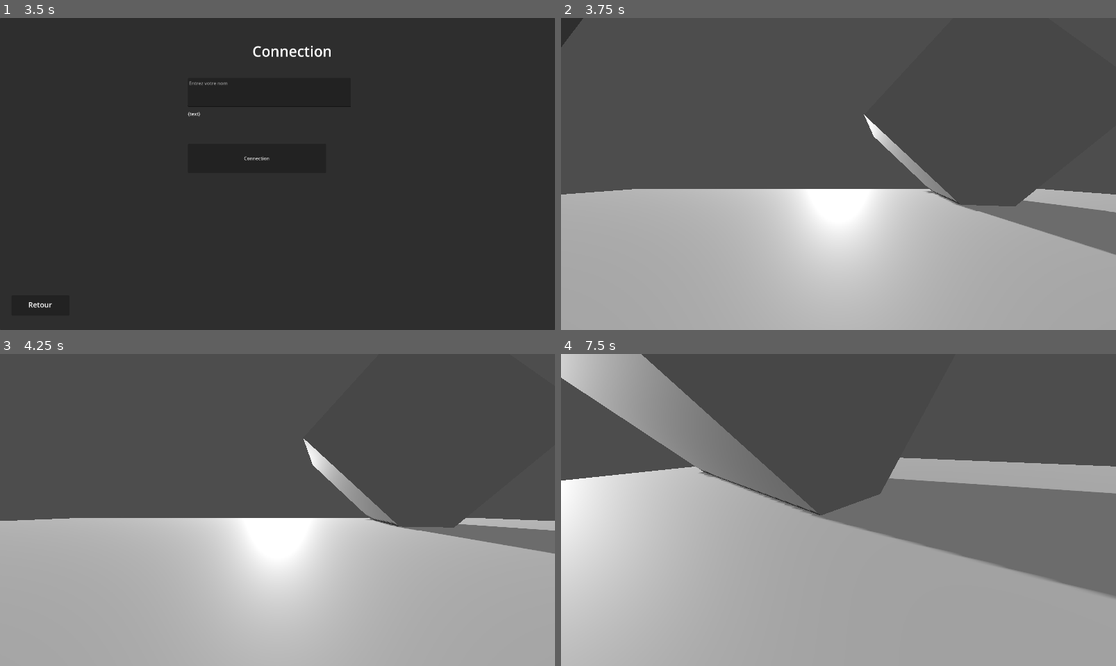
Above: before the commit, frames 1-4 (two rows, left to right).
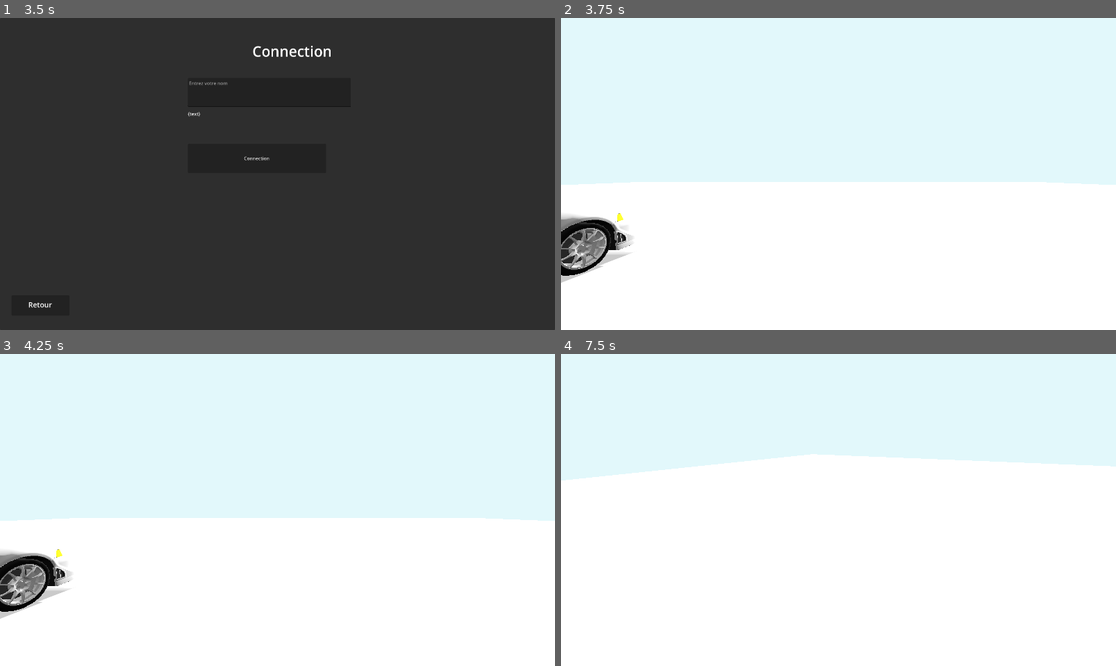
Above: after the commit, the same moments.

Repository: ResyYT/Cauchemarsenfouisv2
Game: Godot game, scene res://scenes/menu_start.tscn
Two runs of this game, one before a commit and one after it. Both use one fixed random seed, a clock stepped at 60 frames per second and the inputs below. Video files are missing from this copy of the repository; at most half a second of black plays in their place.
Inputs (mouse positions are in pixels of both pictures, inside the frame that each line leads up to):
- Up to frame 1 (3.5 s): click "[center][font_size=25]Jouer" at 0.5 s; click (271, 92) at 1.27 s; type "Alex" at 1.35 s; click "[center][font_size=25 ]Retour" at 2 s; click "[center][font_size=25]Jouer" at 2.75 s
- Up to frame 2 (3.75 s): click "Connection" at 3.5 s
- Up to frame 3 (4.25 s): no input
- Up to frame 4 (7.5 s): tap Enter (ui_accept) at 4.25, 4.52, 5.27, 6.77 s; move the mouse to (866, 510) at 4.27 s; hold W (forward) from 4.28 s (still down); move the mouse to (810, 510) at 5.02 s; move the mouse to (849, 503) at 5.77 s; move the mouse to (832, 516) at 6.52 s; move the mouse to (877, 513) at 7.27 s

Frame 1 is identical in both runs. In frame 2, 98% of the frame differs, in the area x 0-100%, y 0-100%; in frame 3, 97%; in frame 4, 99%.
Error before the commit: Parse Error: Too few arguments for "connect()" call. Expected at least 2 but received 1. (res://scripts/EchapMenu.gd:6)

Commit message:
ajout objets, textures

Diff:
--- /dev/null
+++ b/Textures/new_standard_material_3d.tres
@@ -0,0 +1,3 @@
+[gd_resource type="StandardMaterial3D" format=3 uid="uid://bhu3h2w0rbhy6"]
+
+[resource]
--- a/scenes/controle_options.tscn
+++ b/scenes/controle_options.tscn
@@ -14,6 +14,7 @@
 offset_bottom = 1080.0
 
 [node name="VBoxContainer" type="VBoxContainer" parent="Panel"]
+layout_mode = 0
 offset_left = 680.0
 offset_top = 60.0
 offset_right = 1184.0
--- a/scenes/map.tscn
+++ b/scenes/map.tscn
@@ -1,12 +1,14 @@
-[gd_scene load_steps=9 format=3 uid="uid://dyp7ea63d7h86"]
+[gd_scene load_steps=11 format=3 uid="uid://dyp7ea63d7h86"]
+
+[ext_resource type="Material" uid="uid://bhu3h2w0rbhy6" path="res://Textures/new_standard_material_3d.tres" id="1_0xoov"]
+[ext_resource type="PackedScene" uid="uid://b8e2ccln155vv" path="res://Objets/Mitsubishi Lancer Evolution 6.glb" id="1_l8mtd"]
+[ext_resource type="PackedScene" uid="uid://wn6n4o7n5ui0" path="res://Objets/shopping_cart.glb" id="2_6ek1e"]
 
 [sub_resource type="BoxShape3D" id="BoxShape3D_2675y"]
 size = Vector3(50, 0, 50)
 
 [sub_resource type="PlaneMesh" id="PlaneMesh_lcu1h"]
 size = Vector2(50, 50)
-
-[sub_resource type="BoxMesh" id="BoxMesh_0gynb"]
 
 [sub_resource type="Gradient" id="Gradient_qm3wr"]
 
@@ -22,6 +24,8 @@
 sky_material = SubResource("PanoramaSkyMaterial_3avth")
 
 [sub_resource type="Environment" id="Environment_dkm1v"]
+background_mode = 1
+background_color = Color(0.886275, 0.972549, 0.984314, 1)
 sky = SubResource("Sky_4ggmq")
 ambient_light_source = 3
 
@@ -34,18 +38,7 @@
 
 [node name="Mesh" type="MeshInstance3D" parent="Floor"]
 mesh = SubResource("PlaneMesh_lcu1h")
-
-[node name="Cube" type="MeshInstance3D" parent="."]
-transform = Transform3D(8.608, 5.25034, 0.847749, -5.28845, 8.62094, 0.306904, -0.563037, -0.704172, 10.0782, -12.3987, 6.30559, 0)
-mesh = SubResource("BoxMesh_0gynb")
-
-[node name="Cube2" type="MeshInstance3D" parent="."]
-transform = Transform3D(2.3394, -7.04204, 6.8789, 0.399539, 7.13256, 7.16585, -9.83616, -1.38514, 1.92713, 9.80706, 5.95309, -16.603)
-mesh = SubResource("BoxMesh_0gynb")
-
-[node name="Cube3" type="MeshInstance3D" parent="."]
-transform = Transform3D(4.27484, -1.58703, 4.62899, 3.90354, 4.81261, -1.9549, -2.95104, 4.067, 4.11962, 14.8415, 5.95309, 8.53617)
-mesh = SubResource("BoxMesh_0gynb")
+surface_material_override/0 = ExtResource("1_0xoov")
 
 [node name="Sun" type="DirectionalLight3D" parent="."]
 transform = Transform3D(1, 0, 0, 0, -0.993258, 0.115925, 0, -0.115925, -0.993258, 1.99157, 9.78125, -4.48814)
@@ -53,3 +46,9 @@
 
 [node name="Enivroment" type="WorldEnvironment" parent="."]
 environment = SubResource("Environment_dkm1v")
+
+[node name="Mitsubishi Lancer Evolution 62" parent="." instance=ExtResource("1_l8mtd")]
+transform = Transform3D(2, 0, 0, 0, 2, 0, 0, 0, 2, -3.24215, 0, -1.05981)
+
+[node name="shopping_cart" parent="." instance=ExtResource("2_6ek1e")]
+transform = Transform3D(1, 0, 0, 0, 1, 0, 0, 0, 1, 3.22164, 0, -0.275499)
--- a/scenes/player.tscn
+++ b/scenes/player.tscn
@@ -11,7 +11,7 @@
 script = ExtResource("1_o6ila")
 
 [node name="BasicFPSPlayer" type="CharacterBody3D" parent="."]
-transform = Transform3D(1, 0, 0, 0, 1, 0, 0, 0, 1, 0, 2, 0)
+transform = Transform3D(1, 0, 0, 0, 1, 0, 0, 0, 1, 0, 1, 0)
 script = ExtResource("2_0c5a2")
 
 [node name="CollisionShape3D" type="CollisionShape3D" parent="BasicFPSPlayer"]
--- a/scripts/EchapMenu.gd
+++ b/scripts/EchapMenu.gd
@@ -3,7 +3,7 @@
 signal quit(boolean)
 # Called when the node enters the scene tree for the first time.
 func _ready():
-	self.connect("false")
+	pass
 
 
 # Called every frame. 'delta' is the elapsed time since the previous frame.
Binary file added: Objets/Mitsubishi Lancer Evolution 6.glb
Not shown, added: Objets/Mitsubishi Lancer Evolution 6.glb.import
Binary file added: Objets/shopping_cart.glb
Not shown, added: Objets/shopping_cart.glb.import
Not shown, added: Textures/asphalt_02_4k.blend/textures/asphalt_02_diff_4k.jpg.import
Not shown, added: Textures/asphalt_02_4k.blend/textures/asphalt_02_disp_4k.png.import
Not shown, added: Textures/asphalt_02_4k.blend/textures/asphalt_02_rough_4k.jpg.import
Not shown, added: Textures/asphalt_02_4k.blend/asphalt_02_4k.blend
Not shown, added: Textures/asphalt_02_4k.blend/textures/asphalt_02_diff_4k.jpg
Not shown, added: Textures/asphalt_02_4k.blend/textures/asphalt_02_disp_4k.png
Not shown, added: Textures/asphalt_02_4k.blend/textures/asphalt_02_nor_gl_4k.exr
Not shown, added: Textures/asphalt_02_4k.blend/textures/asphalt_02_rough_4k.jpg
